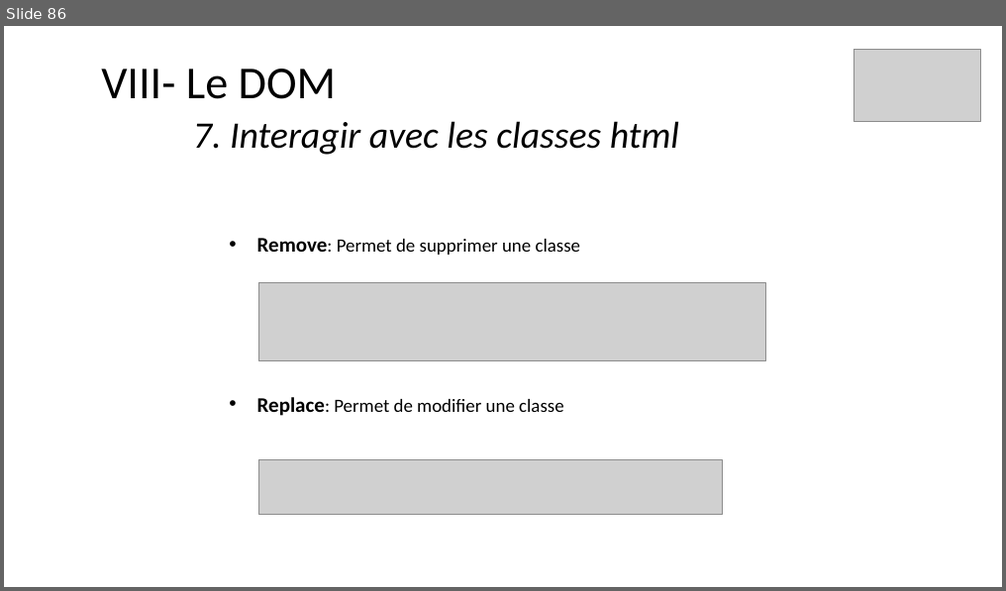
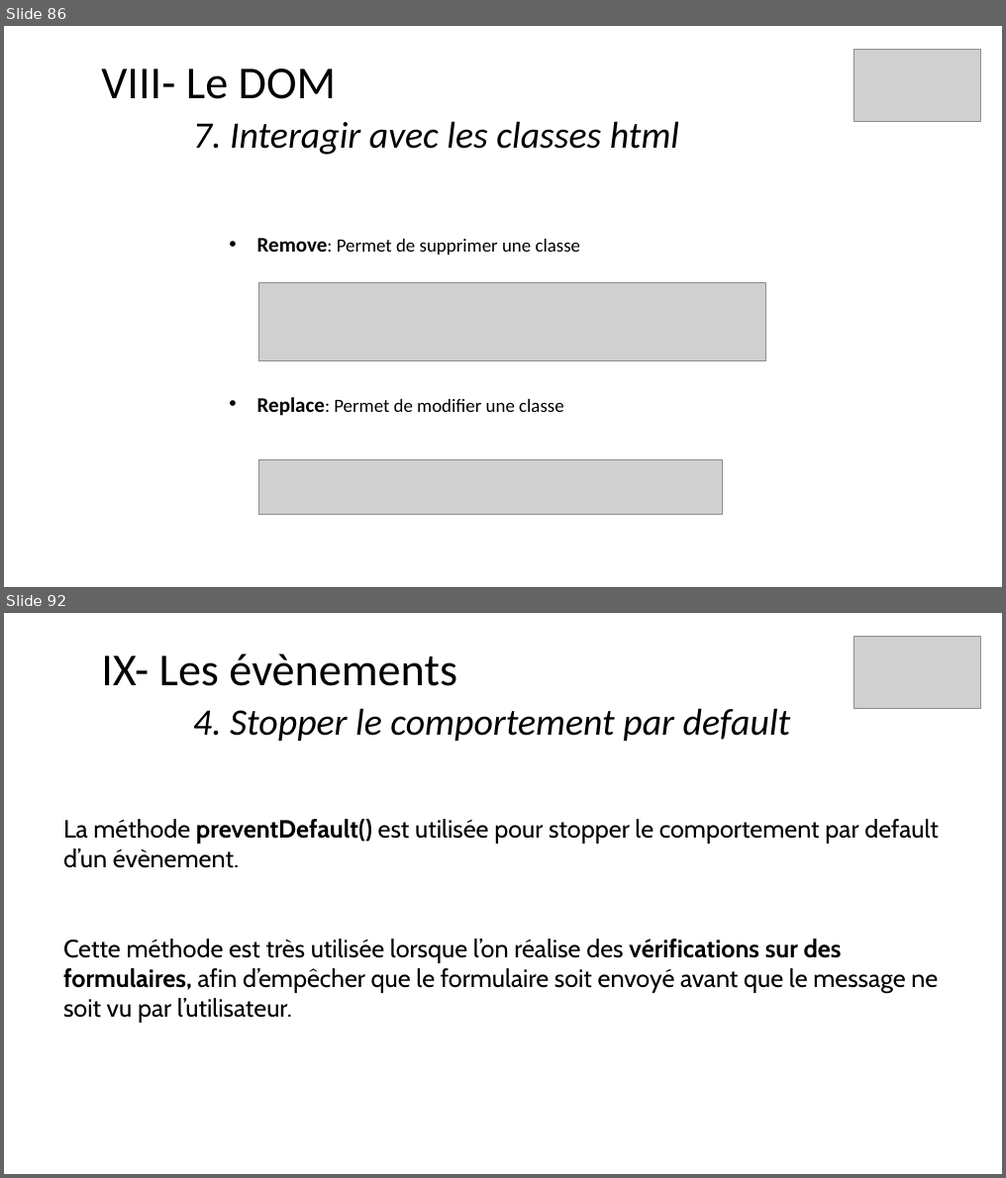
Before and after one commit to ArMb57/JavaScript, a slide deck: cours.pptx. Shown one above the other, each under a label of ours: slide 86 before the commit, slides 86 and 92 after it; the slides between them are not shown. The pictures are 1006x591 and 1006x1178 pixels, drawn with LibreOffice and Linux fonts; fonts in the diff are those of the drawing; grey boxes stand for pictures. Boxes give left, top, right and bottom in pixels: in the first picture for what was removed or moved away, otherwise in the second. Text is boxed around its words. In the diff, an @@ line names an element or a change of style, - is before the commit and + after.

```diff
--- a/cours.pptx
+++ b/cours.pptx
@@ slide 92 added at (x1=4, y1=613, x2=1002, y2=1174), background #FFFFFF @@
@@ picture added at (x1=853, y1=636, x2=981, y2=708) @@
@@ title added at (x1=101, y1=654, x2=791, y2=741), 36 pt, text #000000, italic @@
+IX- Les évènements
+4. Stopper le comportement par default
@@ text added at (x1=63, y1=819, x2=939, y2=1023), 24 pt, text #000000 @@
+La méthode preventDefault() est utilisée pour stopper le comportement par default
+d’un évènement.
+Cette méthode est très utilisée lorsque l’on réalise des vérifications sur des formulaires, afin d’empêcher que le formulaire soit envoyé avant que le message ne soit vu par l’utilisateur.
```
Also in this commit, not shown: 9 other slides added.
